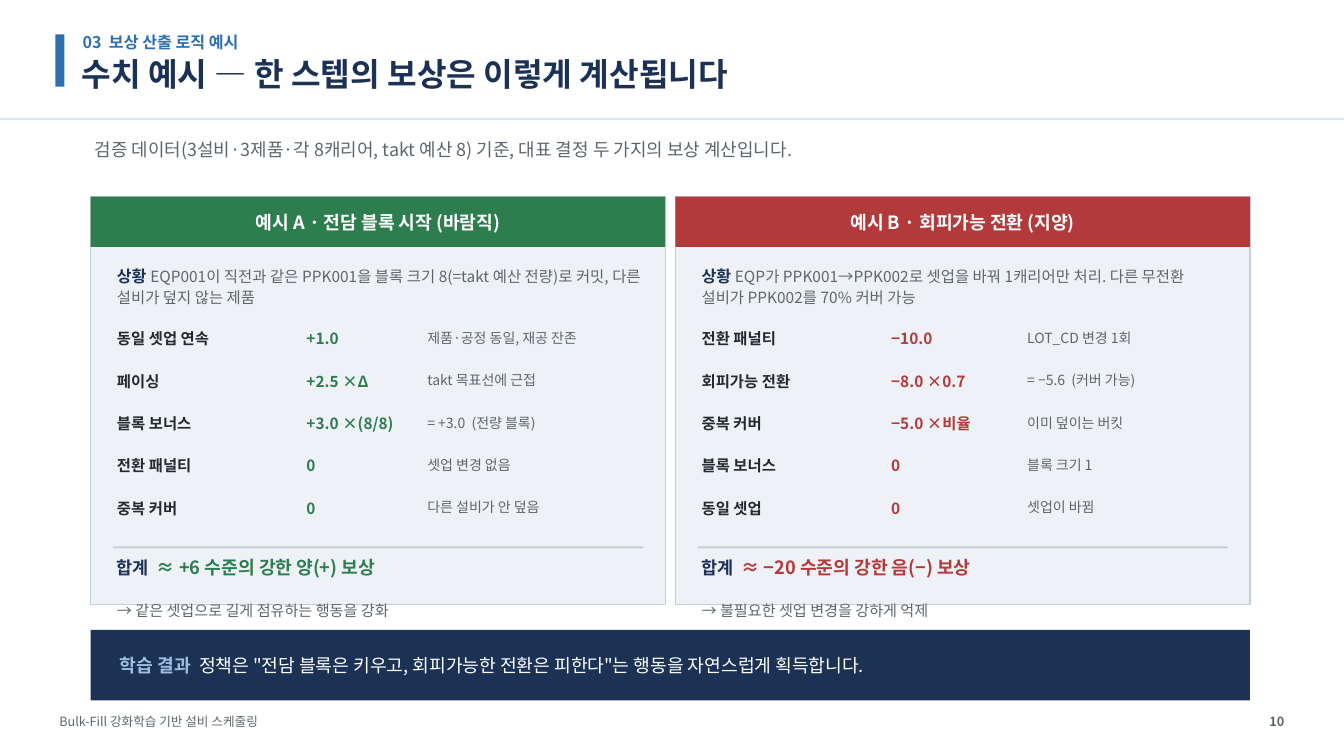
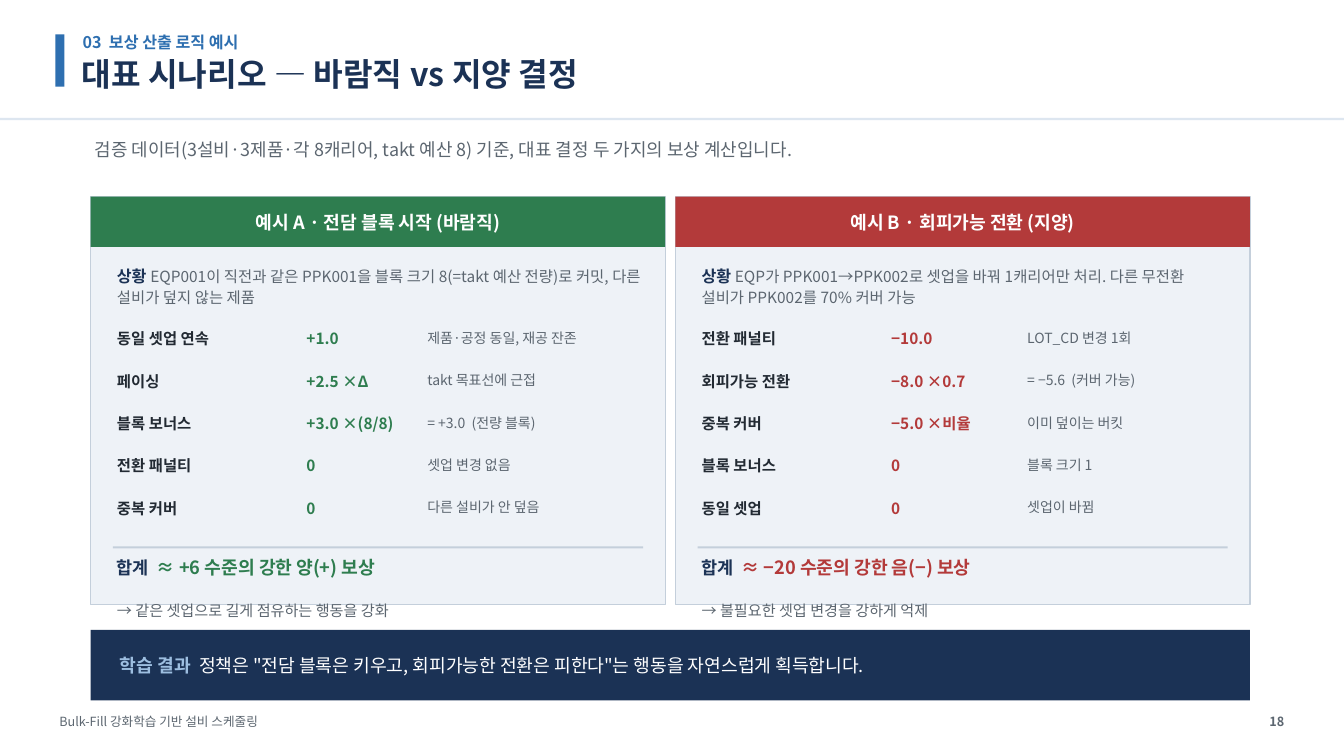
Before and after one commit to relighting123/pjt_scheduling, a slide deck: slide 18 of docs/BulkFill_스케줄링_발표자료.pptx (slide 10 before the commit). Drawn at 1344x756 pixels with LibreOffice and Linux fonts; fonts in the diff are those of the drawing. Boxes give left, top, right and bottom in pixels: in the first picture for what was removed or moved away, otherwise in the second. Text is boxed around its words. In the diff, an @@ line names an element or a change of style, - is before the commit and + after.

```diff
--- a/docs/BulkFill_스케줄링_발표자료.pptx
+++ b/docs/BulkFill_스케줄링_발표자료.pptx
@@ text at [82, 59, 578, 89]: text changed @@
-수치 예시 — 한 스텝의 보상은 이렇게 계산됩니다
+대표 시나리오 — 바람직 vs 지양 결정
```
Also in this commit, not shown: 11 other slides changed, 8 slides added, 10 other files.
